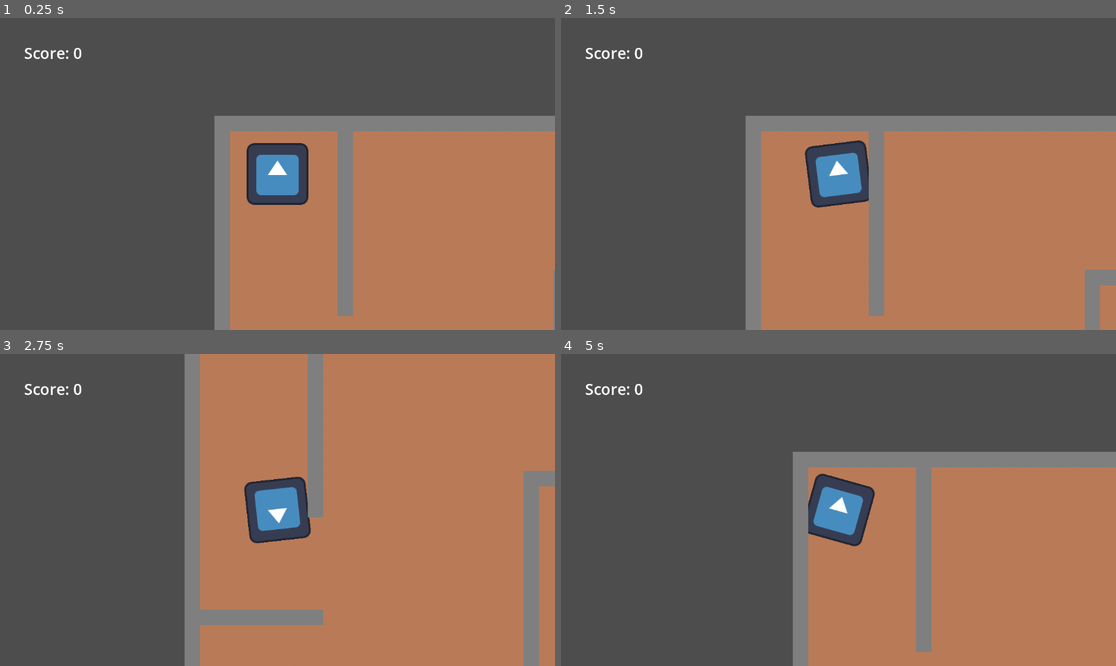
Above: before the commit, frames 1-4 (two rows, left to right).
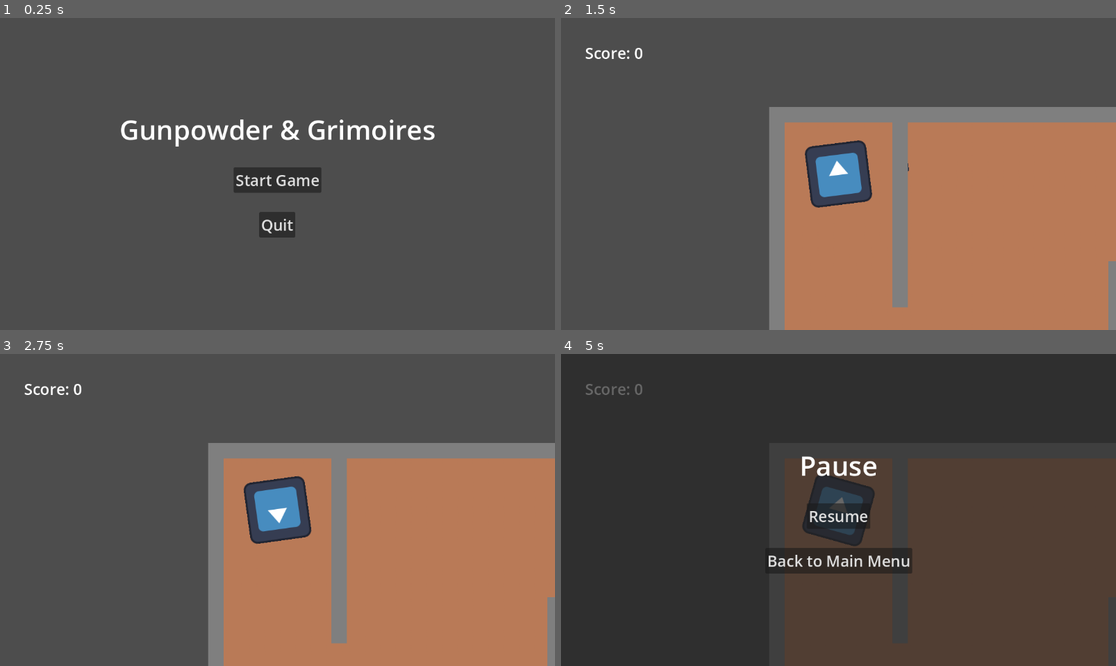
Above: after the commit, the same moments.

Repository: Warmoder/Gunpowder-Grimoires
Game: Godot game, scene res://main_menu.tscn
Two runs of this game, one before a commit and one after it. Both use one fixed random seed, a clock stepped at 60 frames per second and the inputs below. Before the commit the project starts from res://main.tscn. The engine's default icon, where the game draws it, is replaced by a stand-in: a white triangle on a blue panel in a dark square.
Inputs (mouse positions are in pixels of both pictures, inside the frame that each line leads up to):
- Up to frame 1 (0.25 s): no input
- Up to frame 2 (1.5 s): click (838, 180) at 0.5 s, where only the run after the commit has a clickable "Start Game"; tap Enter at 1.25 s; move the mouse to (960, 158) at 1.27 s; hold Right (ui_right) from 1.28 s (still down); click (960, 158) at 1.35 s
- Up to frame 3 (2.75 s): tap Space at 2 s; move the mouse to (166, 525) at 2.02 s; release Right (ui_right) at 2.03 s; hold Down (ui_down) from 2.03 s (still down); click (166, 525) at 2.1 s
- Up to frame 4 (5 s): move the mouse to (894, 441) at 2.77 s; release Down (ui_down) at 2.78 s; hold Right (ui_right) 2.78-3.53 s; click (894, 441) at 2.85 s; tap Enter at 3.5 s; move the mouse to (810, 572) at 3.52 s; hold Up (ui_up) 3.53-4.28 s; click (810, 572) at 3.6 s; move the mouse to (1005, 556) at 4.27 s; hold Left (ui_left) from 4.28 s (still down); click (1005, 556) at 4.35 s; tap Escape (ui_cancel) at 4.9 s

The runs differ from the first frame. In frame 1, 42% of the frame differs, in the area x 4-100%, y 9-100%; in frame 2, 12%; in frame 3, 32%; in frame 4, 96%, in the area x 0-100%, y 0-100%.

Commit message:
Added main menu, pause menu and shoot sound

Diff:
--- /dev/null
+++ b/InputManager.gd
@@ -0,0 +1,18 @@
+extends Node
+
+# Ця функція викликається один раз, коли цей вузол додається до дерева сцени
+func _enter_tree():
+	# Встановлюємо режим обробки, щоб він ігнорував паузу
+	process_mode = Node.PROCESS_MODE_ALWAYS
+
+# Ця функція вбудована в Godot і викликається ЗАВЖДИ
+func _unhandled_input(event):
+	# Перевіряємо, чи існує зараз дерево сцени і чи є в ньому вузол "Map"
+	if get_tree().root.has_node("Map"):
+		# Якщо так, отримуємо посилання на нього
+		var main_scene = get_tree().root.get_node("Map")
+
+		# Перевіряємо, чи натиснута клавіша Escape
+		if event.is_action_pressed("ui_cancel"):
+			# Викликаємо спеціальну функцію в нашій головній сцені
+			main_scene.toggle_pause()
--- a/bullet.gd
+++ b/bullet.gd
@@ -1,7 +1,4 @@
 extends Area2D
-
-# Оголошуємо новий сигнал
-signal enemy_hit
 
 # Швидкість кулі в пікселях за секунду
 var speed = 1000.0
--- a/enemy.gd
+++ b/enemy.gd
@@ -10,7 +10,7 @@
 # Змінна для зберігання посилання на гравця
 var player
 
-func _physics_process(delta):
+func _physics_process(_delta):
 	# Шукаємо гравця, тільки якщо ми його ще не знайшли
 	if not player:
 		player = get_tree().get_first_node_in_group("player")
@@ -34,5 +34,6 @@
 		var explosion = explosion_scene.instantiate()
 		get_parent().add_child(explosion) # Додаємо на сцену
 		explosion.global_position = global_position # Встановлюємо позицію
+		explosion.emitting = true
 
 	queue_free()
--- /dev/null
+++ b/explosion.gd
@@ -0,0 +1,15 @@
+extends GPUParticles2D
+
+
+# Called when the node enters the scene tree for the first time.
+func _ready() -> void:
+	pass # Replace with function body.
+
+
+# Called every frame. 'delta' is the elapsed time since the previous frame.
+func _process(_delta: float) -> void:
+	pass
+
+
+func _on_finished():
+	queue_free() # Знищуємо себе, коли ефект закінчився
--- a/explosion.tscn
+++ b/explosion.tscn
@@ -1,17 +1,34 @@
-[gd_scene load_steps=2 format=3 uid="uid://ckwob8wkpdi28"]
+[gd_scene load_steps=6 format=3 uid="uid://ckwob8wkpdi28"]
+
+[ext_resource type="Texture2D" uid="uid://bqyvoupcimlce" path="res://icon.svg" id="1_q7epf"]
+[ext_resource type="Script" uid="uid://ceq4l3nxopfql" path="res://explosion.gd" id="2_vxas0"]
+
+[sub_resource type="Curve" id="Curve_q7epf"]
+_limits = [0.0, 1.5, 0.0, 1.0]
+_data = [Vector2(0, 1), 0.0, 0.0, 0, 0, Vector2(0.22950822, 0.9606742), -7.441414, -7.441414, 0, 0, Vector2(0.64754105, 0), 0.0, 0.0, 0, 0]
+point_count = 3
+
+[sub_resource type="CurveTexture" id="CurveTexture_vxas0"]
+curve = SubResource("Curve_q7epf")
 
 [sub_resource type="ParticleProcessMaterial" id="ParticleProcessMaterial_7rj46"]
 particle_flag_disable_z = true
 emission_shape = 1
-emission_sphere_radius = 20.0
+emission_sphere_radius = 10.0
 spread = 180.0
 initial_velocity_min = 100.0
-initial_velocity_max = 150.0
-gravity = Vector3(0, 300, 0)
+initial_velocity_max = 500.0
+scale_min = 0.5
+scale_curve = SubResource("CurveTexture_vxas0")
 
 [node name="GPUParticles2D" type="GPUParticles2D"]
 z_index = 100
 emitting = false
 amount = 30
+texture = ExtResource("1_q7epf")
 one_shot = true
+explosiveness = 1.0
 process_material = SubResource("ParticleProcessMaterial_7rj46")
+script = ExtResource("2_vxas0")
+
+[connection signal="finished" from="." to="." method="_on_finished"]
--- /dev/null
+++ b/game_over_ui.gd
@@ -0,0 +1,13 @@
+extends CanvasLayer
+
+@onready var final_score_label: Label = $VBoxContainer/FinalScoreLabel
+
+# Цю функцію буде викликати головна сцена, щоб передати рахунок
+func show_final_score(final_score):
+	final_score_label.text = "Score: " + str(final_score)
+
+func _on_button_pressed() -> void:
+	# Спочатку знімаємо гру з паузи, інакше нова сцена теж буде на паузі
+	get_tree().paused = false
+	# Перезавантажуємо поточну активну сцену (тобто main.tscn)
+	get_tree().reload_current_scene()
--- a/game_over_ui.tscn
+++ b/game_over_ui.tscn
@@ -1,36 +1,55 @@
-[gd_scene format=3 uid="uid://wi3x3ocdbs1p"]
+[gd_scene load_steps=2 format=3 uid="uid://wi3x3ocdbs1p"]
 
-[node name="Control" type="Control"]
-layout_mode = 3
+[ext_resource type="Script" uid="uid://d2ox5dr3wng2u" path="res://game_over_ui.gd" id="1_ji7mg"]
+
+[node name="CanvasLayer" type="CanvasLayer"]
+script = ExtResource("1_ji7mg")
+
+[node name="ColorRect" type="ColorRect" parent="."]
+z_index = 150
 anchors_preset = 15
 anchor_right = 1.0
 anchor_bottom = 1.0
 grow_horizontal = 2
 grow_vertical = 2
+color = Color(0.101960786, 0.101960786, 0.101960786, 0.7176471)
 
-[node name="ColorRect" type="ColorRect" parent="."]
-layout_mode = 1
-anchors_preset = 15
-anchor_right = 1.0
-anchor_bottom = 1.0
-grow_horizontal = 2
-grow_vertical = 2
-color = Color(0.019607844, 0.019607844, 0.019607844, 0.3647059)
-
-[node name="Label" type="Label" parent="."]
-layout_mode = 1
+[node name="VBoxContainer" type="VBoxContainer" parent="."]
 anchors_preset = 8
 anchor_left = 0.5
 anchor_top = 0.5
 anchor_right = 0.5
 anchor_bottom = 0.5
 offset_left = -87.0
-offset_top = -22.5
+offset_top = -47.0
 offset_right = 87.0
-offset_bottom = 22.5
+offset_bottom = 47.0
 grow_horizontal = 2
 grow_vertical = 2
-theme_override_font_sizes/font_size = 32
+size_flags_horizontal = 4
+size_flags_vertical = 4
+
+[node name="GameOverLabel" type="Label" parent="VBoxContainer"]
+z_index = 200
+layout_mode = 2
+size_flags_horizontal = 4
+theme_override_font_sizes/font_size = 56
 text = "Game Over"
 horizontal_alignment = 1
 vertical_alignment = 1
+
+[node name="FinalScoreLabel" type="Label" parent="VBoxContainer"]
+z_index = 150
+layout_mode = 2
+size_flags_horizontal = 4
+theme_override_font_sizes/font_size = 32
+text = "Score: 0"
+
+[node name="Button" type="Button" parent="VBoxContainer"]
+process_mode = 3
+z_index = 150
+layout_mode = 2
+theme_override_font_sizes/font_size = 32
+text = "Restart Game"
+
+[connection signal="pressed" from="VBoxContainer/Button" to="." method="_on_button_pressed"]
--- a/main.gd
+++ b/main.gd
@@ -9,7 +9,7 @@
 # Змінна для зберігання рахунку
 var score = 0
 @onready var score_label = $CanvasLayer/Label
-
+@onready var pause_menu = $PauseMenu
 @export var game_over_scene: PackedScene
 
 func _ready():
@@ -33,4 +33,15 @@
 func game_over():
 	var game_over_instance = game_over_scene.instantiate()
 	add_child(game_over_instance)
-	get_tree().paused = true # Ставимо гру на паузу
+	# Чекаємо наступного кадру, щоб вузол гарантовано був готовий
+	await get_tree().process_frame
+	# Тепер, коли ми впевнені, що UI готовий, викликаємо функцію
+	game_over_instance.show_final_score(score)
+	get_tree().paused = true
+
+# Цю функцію буде викликати наш глобальний InputManager
+func toggle_pause():
+	# Просто "перевертаємо" стан паузи
+	get_tree().paused = not get_tree().paused
+	# І показуємо/ховаємо меню
+	pause_menu.visible = not pause_menu.visible
--- a/main.tscn
+++ b/main.tscn
@@ -6,6 +6,7 @@
 [ext_resource type="PackedScene" uid="uid://ccdklbr2ishf5" path="res://enemy.tscn" id="3_h2yge"]
 [ext_resource type="Texture2D" uid="uid://ch4lywf3lvhgc" path="res://tileset2.png" id="4_lquwl"]
 [ext_resource type="Texture2D" uid="uid://swur15bmrdc2" path="res://tileset1.png" id="5_7mycd"]
+[ext_resource type="PackedScene" uid="uid://hoxqhlxrpdkh" path="res://pause_menu.tscn" id="7_272bh"]
 
 [sub_resource type="TileSetAtlasSource" id="TileSetAtlasSource_272bh"]
 texture = ExtResource("4_lquwl")
@@ -36,6 +37,7 @@
 sources/0 = SubResource("TileSetAtlasSource_kek77")
 
 [node name="Map" type="Node2D"]
+process_mode = 1
 script = ExtResource("1_lquwl")
 enemy_scene = ExtResource("3_h2yge")
 game_over_scene = ExtResource("3_7mycd")
@@ -54,7 +56,7 @@
 
 [node name="Player" parent="." instance=ExtResource("1_ig7tw")]
 z_index = 5
-position = Vector2(131, 121)
+position = Vector2(144, 139)
 
 [node name="SpawnPositions" type="Node2D" parent="."]
 
@@ -81,4 +83,7 @@
 theme_override_font_sizes/font_size = 32
 text = "Score: 0"
 
+[node name="PauseMenu" parent="." instance=ExtResource("7_272bh")]
+visible = false
+
 [connection signal="timeout" from="SpawnTimer" to="." method="_on_spawn_timer_timeout"]
--- /dev/null
+++ b/main_menu.gd
@@ -0,0 +1,9 @@
+extends Control
+
+# Ця функція завантажить нашу ігрову сцену
+func _on_start_button_pressed():
+	get_tree().change_scene_to_file("res://main.tscn")
+
+# Ця функція закриє гру
+func _on_quit_button_pressed():
+	get_tree().quit()
--- /dev/null
+++ b/main_menu.tscn
@@ -0,0 +1,50 @@
+[gd_scene load_steps=2 format=3 uid="uid://g3umpwren1yd"]
+
+[ext_resource type="Script" uid="uid://d11jobfbnhtc6" path="res://main_menu.gd" id="1_06t4h"]
+
+[node name="Control" type="Control"]
+layout_mode = 3
+anchors_preset = 15
+anchor_right = 1.0
+anchor_bottom = 1.0
+grow_horizontal = 2
+grow_vertical = 2
+script = ExtResource("1_06t4h")
+
+[node name="VBoxContainer" type="VBoxContainer" parent="."]
+layout_mode = 1
+anchors_preset = 8
+anchor_left = 0.5
+anchor_top = 0.5
+anchor_right = 0.5
+anchor_bottom = 0.5
+offset_left = -20.0
+offset_top = -20.0
+offset_right = 20.0
+offset_bottom = 20.0
+grow_horizontal = 2
+grow_vertical = 2
+theme_override_constants/separation = 40
+
+[node name="Label" type="Label" parent="VBoxContainer"]
+layout_mode = 2
+size_flags_horizontal = 4
+theme_override_font_sizes/font_size = 56
+text = "Gunpowder & Grimoires"
+
+[node name="StartButton" type="Button" parent="VBoxContainer"]
+layout_mode = 2
+size_flags_horizontal = 4
+size_flags_vertical = 4
+theme_override_font_sizes/font_size = 32
+text = "Start Game"
+
+[node name="QuitButton" type="Button" parent="VBoxContainer"]
+layout_mode = 2
+size_flags_horizontal = 4
+size_flags_vertical = 4
+theme_override_font_sizes/font_size = 32
+text = "Quit"
+
+[connection signal="pressed" from="VBoxContainer/StartButton" to="." method="_on_start_button_pressed"]
+[connection signal="pressed" from="VBoxContainer/QuitButton" to="." method="_on_quit_button_pressed"]
--- /dev/null
+++ b/pause_menu.gd
@@ -0,0 +1,15 @@
+extends CanvasLayer
+
+# Ця функція буде викликана, коли ми натиснемо "Resume"
+func _on_resume_button_pressed():
+	# Знімаємо гру з паузи
+	get_tree().paused = false
+	# І ховаємо саме меню паузи
+	hide()
+
+# Ця функція буде викликана, коли ми натиснемо "Back to Main Menu"
+func _on_main_menu_button_pressed():
+	# Важливо: спочатку знімаємо гру з паузи
+	get_tree().paused = false
+	# А потім переходимо в головне меню
+	get_tree().change_scene_to_file("res://main_menu.tscn")
--- /dev/null
+++ b/pause_menu.tscn
@@ -0,0 +1,54 @@
+[gd_scene load_steps=2 format=3 uid="uid://hoxqhlxrpdkh"]
+
+[ext_resource type="Script" uid="uid://d1ds6d16m0v71" path="res://pause_menu.gd" id="1_hdmo1"]
+
+[node name="PauseMenu" type="CanvasLayer"]
+process_mode = 2
+script = ExtResource("1_hdmo1")
+
+[node name="ColorRect" type="ColorRect" parent="."]
+anchors_preset = 15
+anchor_right = 1.0
+anchor_bottom = 1.0
+grow_horizontal = 2
+grow_vertical = 2
+size_flags_horizontal = 4
+size_flags_vertical = 4
+color = Color(0.13333334, 0.13333334, 0.13333334, 0.6862745)
+
+[node name="VBoxContainer" type="VBoxContainer" parent="."]
+anchors_preset = 8
+anchor_left = 0.5
+anchor_top = 0.5
+anchor_right = 0.5
+anchor_bottom = 0.5
+offset_left = -20.0
+offset_top = -20.0
+offset_right = 20.0
+offset_bottom = 20.0
+grow_horizontal = 2
+grow_vertical = 2
+theme_override_constants/separation = 40
+
+[node name="Label" type="Label" parent="VBoxContainer"]
+layout_mode = 2
+size_flags_horizontal = 4
+theme_override_font_sizes/font_size = 56
+text = "Pause"
+
+[node name="ResumeButton" type="Button" parent="VBoxContainer"]
+layout_mode = 2
+size_flags_horizontal = 4
+size_flags_vertical = 4
+theme_override_font_sizes/font_size = 32
+text = "Resume"
+
+[node name="MainMenuButton" type="Button" parent="VBoxContainer"]
+layout_mode = 2
+size_flags_horizontal = 4
+size_flags_vertical = 4
+theme_override_font_sizes/font_size = 32
+text = "Back to Main Menu"
+
+[connection signal="pressed" from="VBoxContainer/ResumeButton" to="." method="_on_resume_button_pressed"]
+[connection signal="pressed" from="VBoxContainer/MainMenuButton" to="." method="_on_main_menu_button_pressed"]
--- a/player.gd
+++ b/player.gd
@@ -5,12 +5,14 @@
 # Сюди ми в редакторі перетягнемо нашу сцену кулі
 @export var bullet_scene: PackedScene
 
+@onready var shoot_sound: AudioStreamPlayer2D = $ShootSound
+
 @onready var shoot_timer = $ShootTimer
 
-func _physics_process(delta):
+func _physics_process(_delta):
 	# --- Рух ---
 	# Отримуємо напрямок з клавіш WASD або стрілок. Godot сам все розуміє.
-	var direction = Input.get_vector("ui_left", "ui_right", "ui_up", "ui_down")
+	var direction = Input.get_vector("move_left", "move_right", "move_up", "move_down")
 	velocity = direction * speed
 
 	# Спеціальна функція CharacterBody2D, яка рухає тіло і обробляє зіткнення зі стінами
@@ -31,22 +33,24 @@
 	queue_free() # Видаляємо гравця
 
 func fire():
-	# Перевіряємо, чи ми взагалі вказали сцену кулі
+	# 1. Перевіряємо, чи можемо ми взагалі стріляти (чи підключена сцена кулі)
 	if not bullet_scene:
-		$ShootSound.play() # Програємо звук
-		shoot_timer.start() # Запускаємо таймер перезарядки
-		return
+		return # Якщо сцени кулі немає, нічого не робимо
 
-	# Створюємо екземпляр (копію) сцени кулі
+	# 2. Програємо звук пострілу
+	shoot_sound.play()
+
+	# 3. Запускаємо таймер перезарядки
+	shoot_timer.start()
+
+	# 4. Створюємо екземпляр кулі
 	var bullet_instance = bullet_scene.instantiate()
 
-	# Додаємо кулю до головної сцени (щоб вона з'явилась у світі)
+	# 5. Додаємо кулю на головну сцену
 	get_tree().root.add_child(bullet_instance)
 
-	# Встановлюємо початкову позицію та напрямок кулі
-	# transform.x - це напрямок "вперед" для нашого гравця
+	# 6. Встановлюємо її початкову позицію та напрямок
 	bullet_instance.transform = transform
-	# Даємо кулі напрямок, куди вона має летіти
 	bullet_instance.direction = transform.x
 
 
--- a/project.godot
+++ b/project.godot
@@ -11,15 +11,44 @@
 [application]
 
 config/name="Gunpowder & Grimoires"
-run/main_scene="uid://clsbe0wmnd3pk"
+config/name_localized={
+"uk_UA": "Порох і гримуари"
+}
+config/description="Gunpowder & Grimoires is a dynamic 2D top-down rogue-lite shooter where magic meets gunpowder. Fight monsters in a dark fantasy world using enchanted muskets and alchemical grenades. This is a student project developed on the Godot Engine."
+config/version="Alpha 6"
+run/main_scene="uid://g3umpwren1yd"
 config/features=PackedStringArray("4.5", "Forward Plus")
 config/icon="res://icon.svg"
+
+[autoload]
+
+InputManager="*res://InputManager.gd"
 
 [input]
 
 fire={
 "deadzone": 0.2,
 "events": [null, Object(InputEventMouseButton,"resource_local_to_scene":false,"resource_name":"","device":0,"window_id" …(258 unchanged characters)…
+]
+}
+move_left={
+"deadzone": 0.2,
+"events": [Object(InputEventKey,"resource_local_to_scene":false,"resource_name":"","device":-1,"window_id":0,"alt_pressed":false,"shift_pressed":false,"ctrl_pressed":false,"meta_pressed":false,"pressed":false,"keycode":0,"physical_keycode":65,"key_label":0,"unicode":97,"location":0,"echo":false,"script":null)
+]
+}
+move_right={
+"deadzone": 0.2,
+"events": [Object(InputEventKey,"resource_local_to_scene":false,"resource_name":"","device":-1,"window_id":0,"alt_pressed":false,"shift_pressed":false,"ctrl_pressed":false,"meta_pressed":false,"pressed":false,"keycode":0,"physical_keycode":68,"key_label":0,"unicode":100,"location":0,"echo":false,"script":null)
+]
+}
+move_up={
+"deadzone": 0.2,
+"events": [Object(InputEventKey,"resource_local_to_scene":false,"resource_name":"","device":-1,"window_id":0,"alt_pressed":false,"shift_pressed":false,"ctrl_pressed":false,"meta_pressed":false,"pressed":false,"keycode":0,"physical_keycode":87,"key_label":0,"unicode":119,"location":0,"echo":false,"script":null)
+]
+}
+move_down={
+"deadzone": 0.2,
+"events": [Object(InputEventKey,"resource_local_to_scene":false,"resource_name":"","device":-1,"window_id":0,"alt_pressed":false,"shift_pressed":false,"ctrl_pressed":false,"meta_pressed":false,"pressed":false,"keycode":0,"physical_keycode":83,"key_label":0,"unicode":115,"location":0,"echo":false,"script":null)
 ]
 }
 
@@ -29,3 +58,7 @@
 2d_physics/layer_2="enemies"
 2d_physics/layer_3="Wall"
 2d_physics/layer_4="Floor"
+
+[rendering]
+
+anti_aliasing/quality/msaa_2d=1
Not shown, added: InputManager.gd.uid
Not shown, added: explosion.gd.uid
Not shown, added: game_over_ui.gd.uid
Not shown: 1 places in main.tscn that only renumber resources
Not shown, added: main_menu.gd.uid
Not shown, added: pause_menu.gd.uid
